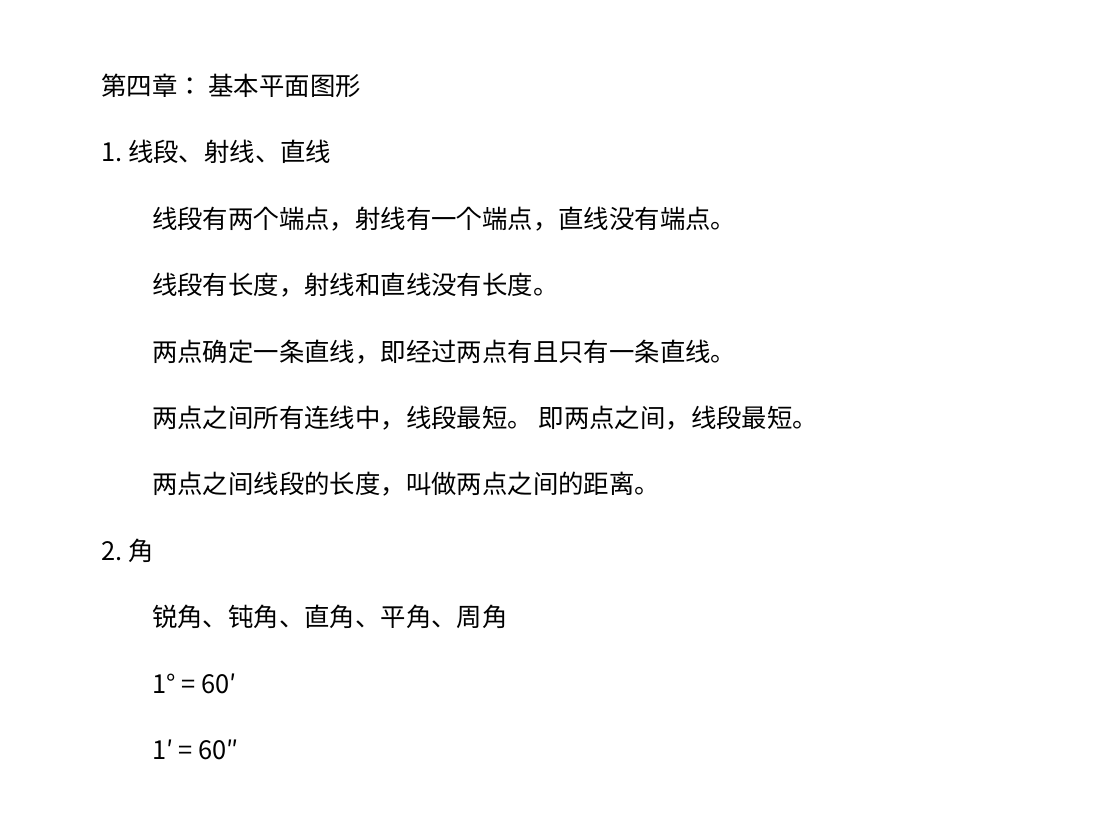
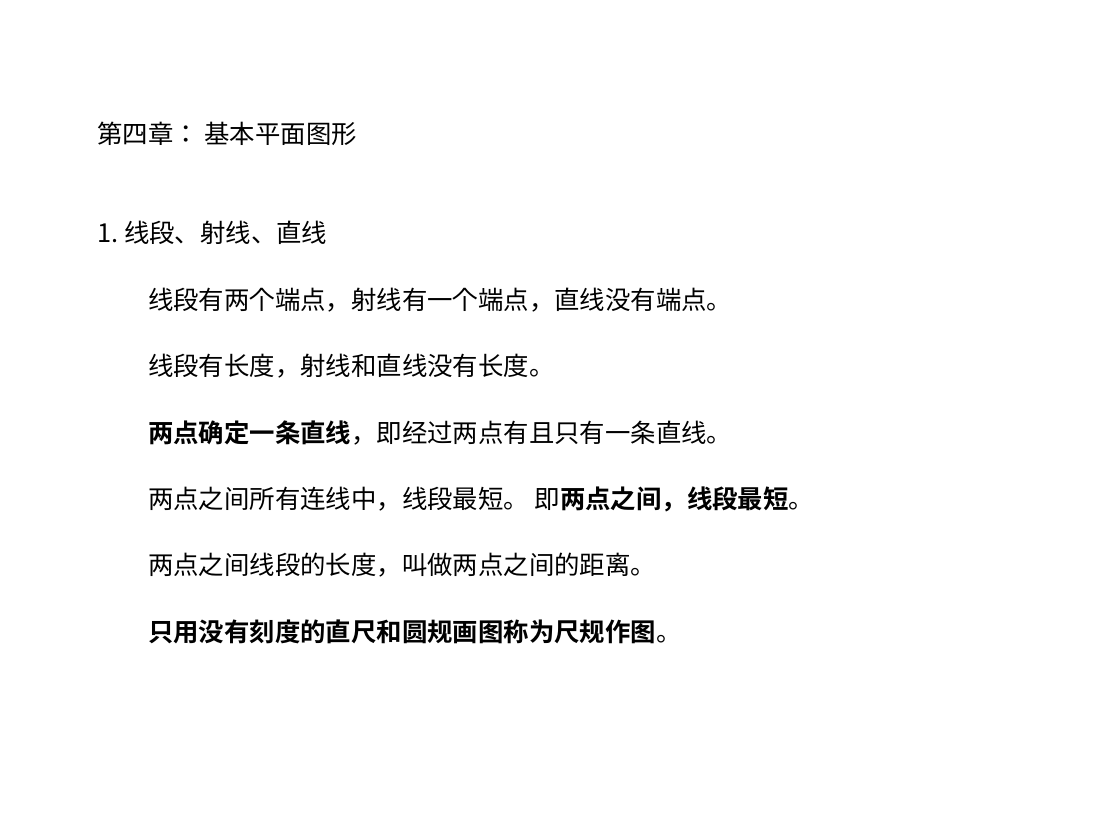
Before and after one commit to ericzhang/english-math, a slide deck: slide 1 of math/grade-7-上/7上数学北师大版-unit-4-基本平面图形.ppt. Drawn at 1120x840 pixels with LibreOffice and Linux fonts; fonts in the diff are those of the drawing. Boxes give left, top, right and bottom in pixels: in the first picture for what was removed or moved away, otherwise in the second. Text is boxed around its words. In the diff, an @@ line names an element or a change of style, - is before the commit and + after.

```diff
--- a/math/grade-7-上/7上数学北师大版-unit-4-基本平面图形.ppt
+++ b/math/grade-7-上/7上数学北师大版-unit-4-基本平面图形.ppt
@@ text "第四章： 基本平面图形": place and size @@
-text "第四章： 基本平面图形" at [101, 73, 818, 760]
+text "第四章： 基本平面图形" at [97, 121, 814, 644]
@@ text at [148, 420, 814, 512]: bold on in "两点确定一条直线，即经过两点有且只有一条直线。", "即两点之间，线段最短。" @@
@@ text at [148, 619, 681, 644]: text changed; bold on @@
-2. 角
-锐角、钝角、直角、平角、周角
-1° = 60′
-1′ = 60″
+  只用没有刻度的直尺和圆规画图称为尺规作图。
```
Also in this commit, not shown: 1 other slide changed, 4 other files.
